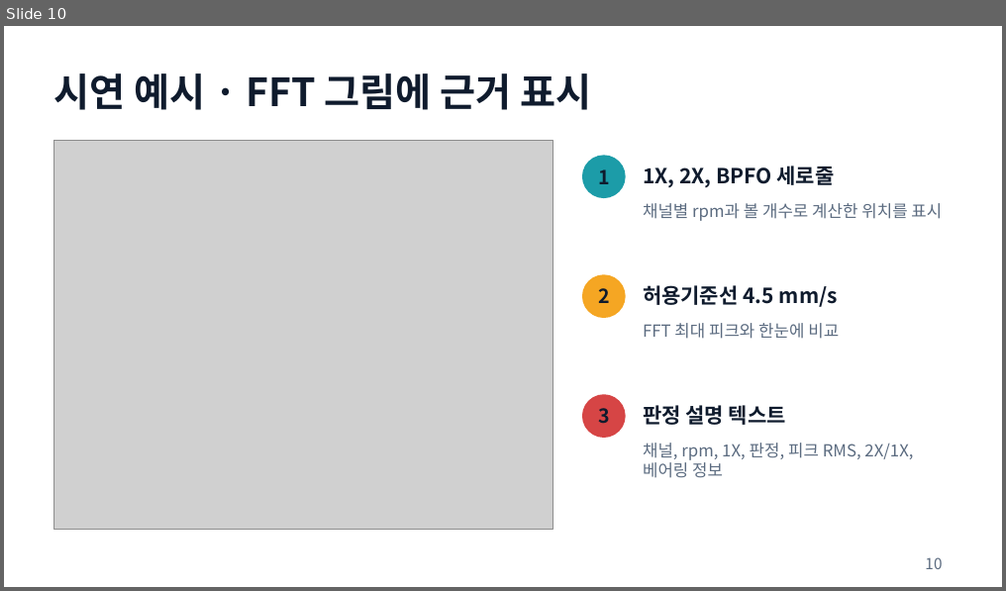
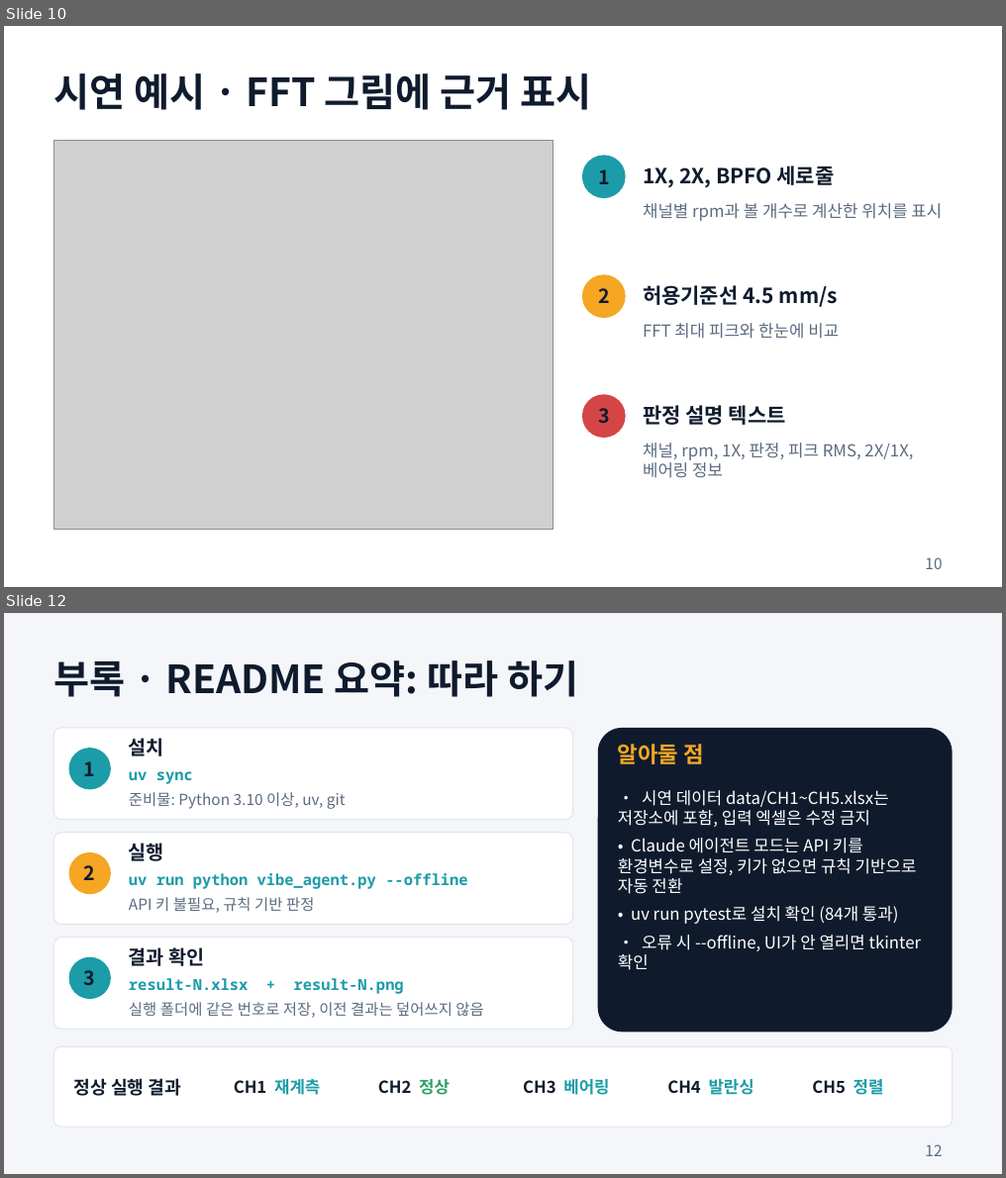
Before and after one commit to njpark22-eng/test, a slide deck: vibe-agent-demo-1.pptx. Shown one above the other, each under a label of ours: slide 10 before the commit, slides 10 and 12 after it; the slides between them are not shown. The pictures are 1006x591 and 1006x1178 pixels, drawn with LibreOffice and Linux fonts; fonts in the diff are those of the drawing; grey boxes stand for pictures. Boxes give left, top, right and bottom in pixels: in the first picture for what was removed or moved away, otherwise in the second. Text is boxed around its words. In the diff, an @@ line names an element or a change of style, - is before the commit and + after.

```diff
--- a/vibe-agent-demo-1.pptx
+++ b/vibe-agent-demo-1.pptx
@@ slide 12 added at (x1=4, y1=613, x2=1002, y2=1174), background #F4F6F9 @@
@@ text added at (x1=54, y1=661, x2=578, y2=697), 28 pt, text #0F1B2D, bold @@
+부록 · README 요약: 따라 하기
@@ rounded rectangle added at (x1=54, y1=728, x2=573, y2=820), fill #FFFFFF, outline #E1E6ED 0.75 pt @@
@@ rounded rectangle added at (x1=598, y1=728, x2=952, y2=1032), fill #0F1B2D @@
@@ ellipse added at (x1=69, y1=748, x2=111, y2=789), fill #1C9CA8 @@
@@ text added at (x1=129, y1=738, x2=164, y2=757), 14 pt, text #0F1B2D, bold @@
+설치
@@ text added at (x1=618, y1=744, x2=705, y2=764), 16 pt, text #F5A623, bold @@
+알아둘 점
@@ text added at (x1=84, y1=761, x2=96, y2=776), 14 pt, text #0F1B2D, bold @@
+1
@@ text added at (x1=129, y1=771, x2=193, y2=784), 11 pt, text #1C9CA8, bold @@
+uv sync
@@ text added at (x1=618, y1=790, x2=921, y2=970), 12 pt, text #FFFFFF @@
+• 시연 데이터 data/CH1~CH5.xlsx는 저장소에 포함, 입력 엑셀은 수정 금지
+• Claude 에이전트 모드는 API 키를 환경변수로 설정, 키가 없으면 규칙 기반으로 자동 전환
+• uv run pytest로 설치 확인 (84개 통과)
+• 오류 시 --offline, UI가 안 열리면 tkinter 확인
@@ text added at (x1=129, y1=792, x2=346, y2=809), 11 pt, text #5B6B80 @@
+준비물: Python 3.10 이상, uv, git
@@ rounded rectangle added at (x1=54, y1=833, x2=573, y2=924), fill #FFFFFF, outline #E1E6ED 0.75 pt @@
@@ text added at (x1=129, y1=843, x2=164, y2=861), 14 pt, text #0F1B2D, bold @@
+실행
@@ ellipse added at (x1=69, y1=853, x2=111, y2=894), fill #F5A623 @@
@@ text added at (x1=84, y1=865, x2=96, y2=880), 14 pt, text #0F1B2D, bold @@
+2
@@ text added at (x1=129, y1=873, x2=467, y2=889), 11 pt, text #1C9CA8, bold @@
+uv run python vibe_agent.py --offline
@@ text added at (x1=129, y1=897, x2=314, y2=913), 11 pt, text #5B6B80 @@
+API 키 불필요, 규칙 기반 판정
@@ rounded rectangle added at (x1=54, y1=938, x2=573, y2=1029), fill #FFFFFF, outline #E1E6ED 0.75 pt @@
@@ ellipse added at (x1=69, y1=958, x2=111, y2=999), fill #1C9CA8 @@
@@ text added at (x1=129, y1=948, x2=205, y2=966), 14 pt, text #0F1B2D, bold @@
+결과 확인
@@ text added at (x1=84, y1=970, x2=96, y2=985), 14 pt, text #0F1B2D, bold @@
+3
@@ text added at (x1=129, y1=978, x2=404, y2=994), 11 pt, text #1C9CA8, bold @@
+result-N.xlsx + result-N.png
@@ text added at (x1=129, y1=1002, x2=483, y2=1018), 11 pt, text #5B6B80 @@
+실행 폴더에 같은 번호로 저장, 이전 결과는 덮어쓰지 않음
@@ rounded rectangle added at (x1=54, y1=1047, x2=952, y2=1127), fill #FFFFFF, outline #E1E6ED 0.75 pt @@
@@ text added at (x1=74, y1=1078, x2=181, y2=1096), 13 pt, text #0F1B2D, bold @@
+정상 실행 결과
@@ text added at (x1=234, y1=1079, x2=320, y2=1095), 12 pt, text #0F1B2D, bold @@
+CH1 재계측
@@ text added at (x1=378, y1=1079, x2=450, y2=1095), 12 pt, text #0F1B2D, bold @@
+CH2 정상
@@ text added at (x1=523, y1=1079, x2=609, y2=1095), 12 pt, text #0F1B2D, bold @@
+CH3 베어링
@@ text added at (x1=667, y1=1079, x2=754, y2=1095), 12 pt, text #0F1B2D, bold @@
+CH4 발란싱
@@ text added at (x1=812, y1=1079, x2=884, y2=1095), 12 pt, text #0F1B2D, bold @@
+CH5 정렬
@@ page number added at (x1=925, y1=1145, x2=942, y2=1157), 11 pt, text #5B6B80 @@
+12
```
Also in this commit, not shown: 11 slides changed.
